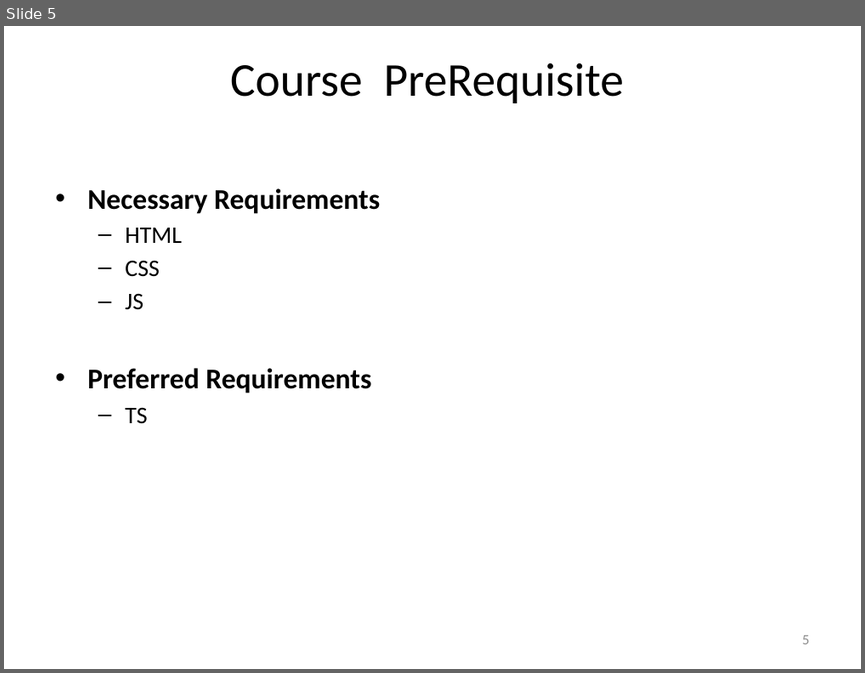
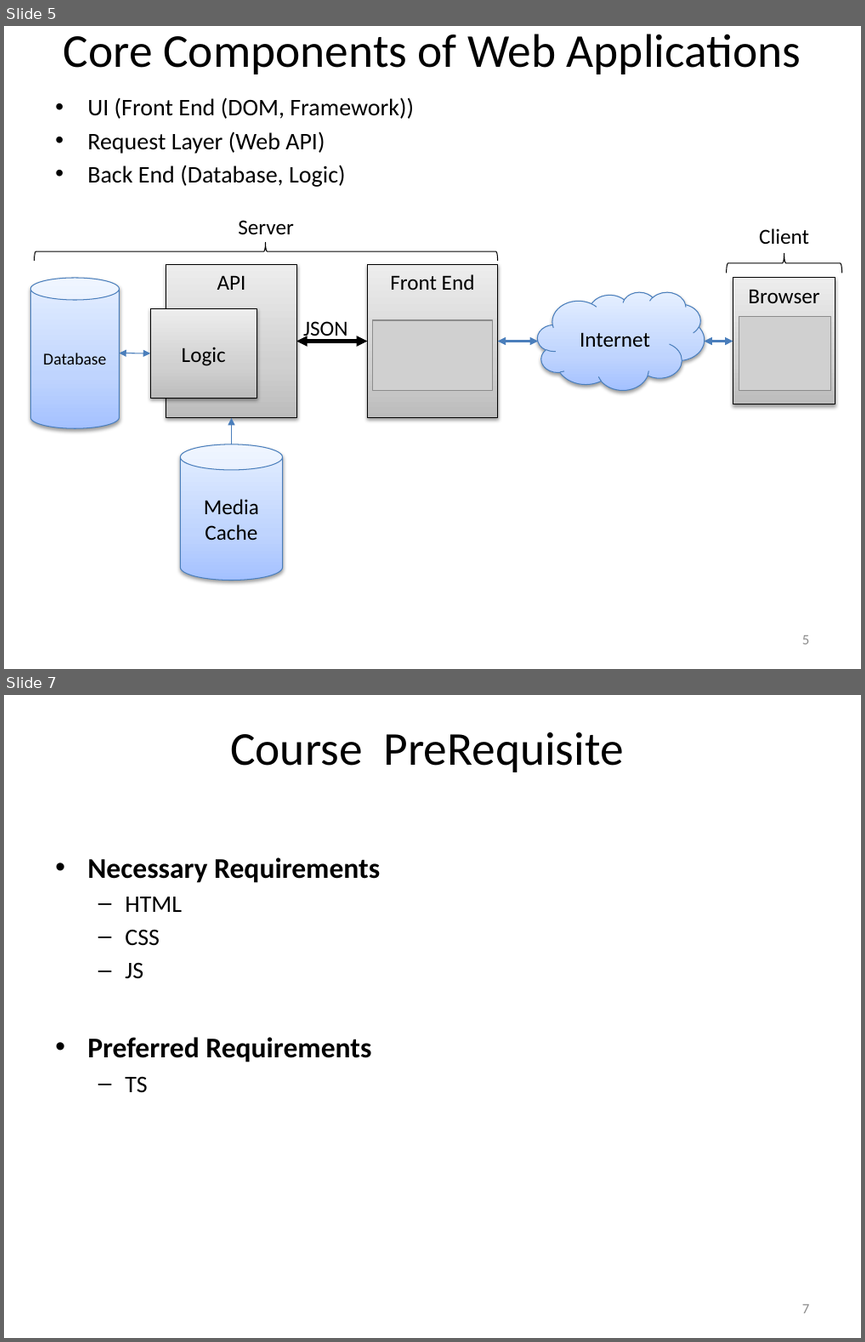
Before and after one commit to TarekSherif/Vue-CLI-Course, a slide deck: 1-PPT/L1 Architecture.pptx. Shown one above the other, each under a label of ours: slide 5 before the commit, slides 5 and 7 after it; the slides between them are not shown. The pictures are 865x673 and 865x1342 pixels, drawn with LibreOffice and Linux fonts; fonts in the diff are those of the drawing; grey boxes stand for pictures. Boxes give left, top, right and bottom in pixels: in the first picture for what was removed or moved away, otherwise in the second. Text is boxed around its words. In the diff, an @@ line names an element or a change of style, - is before the commit and + after.

```diff
--- a/1-PPT/L1 Architecture.pptx
+++ b/1-PPT/L1 Architecture.pptx
@@ slide 5 added at (4, 26, 861, 669), background #FFFFFF @@
@@ title added at (64, 34, 801, 74), 39.6 pt, text #000000 @@
+Core Components of Web Applications
@@ text added at (87, 97, 414, 187), 20 pt, text #000000 @@
+• UI (Front End (DOM, Framework))
+• Request Layer (Web API)
+• Back End (Database, Logic)
@@ text added at (238, 220, 293, 234), 18 pt, text #000000 @@
+Server
@@ text added at (759, 228, 809, 244), 18 pt, text #000000 @@
+Client
@@ right brace added at (34, 243, 498, 261), outline #000000 0.75 pt @@
@@ right brace added at (726, 253, 842, 272), outline #000000 0.75 pt @@
@@ cylinder added at (30, 278, 119, 429), fill gradient #A4C4FF to #BFD4FF to #E6EEFF, outline #4B7EBC 0.75 pt, 14 pt, text #000000 @@
+Database
@@ rectangle added at (166, 264, 296, 418), fill gradient #BDBDBD to #D1D1D1 to #EEEEEE, outline #000000 0.75 pt, 18 pt, text #000000 @@
+API
@@ rectangle added at (367, 264, 498, 418), fill gradient #BDBDBD to #D1D1D1 to #EEEEEE, outline #000000 0.75 pt, 18 pt, text #000000 @@
+Front End
@@ rectangle added at (733, 278, 835, 405), fill gradient #BDBDBD to #D1D1D1 to #EEEEEE, outline #000000 0.75 pt, 18 pt, text #000000 @@
+Browser
@@ cloud added at (538, 291, 705, 389), fill gradient #A4C4FF to #BFD4FF to #E6EEFF, outline #4B7EBC 0.75 pt, 18 pt, text #000000 @@
+Internet
@@ rectangle added at (150, 308, 257, 397), fill gradient #BDBDBD to #D1D1D1 to #EEEEEE, outline #000000 0.75 pt, 18 pt, text #000000 @@
+Logic
@@ text added at (303, 321, 347, 340), 18 pt, text #000000 @@
+JSON
@@ picture added at (372, 320, 492, 389) @@
@@ picture added at (738, 317, 830, 390) @@
@@ double arrow added from (119, 353) to (150, 353), #4B7EBC 0.75 pt @@
@@ double arrow added from (296, 341) to (367, 341), #000000 3 pt @@
@@ double arrow added from (498, 341) to (538, 341), #4B7EBC 2.25 pt @@
@@ double arrow added from (704, 341) to (733, 341), #4B7EBC 2.25 pt @@
@@ arrow added from (231, 444) to (231, 418), #4B7EBC 0.75 pt @@
@@ cylinder added at (181, 444, 283, 579), fill gradient #A4C4FF to #BFD4FF to #E6EEFF, outline #4B7EBC 0.75 pt, 18 pt, text #000000 @@
+Media Cache
@@ page number added at (802, 635, 809, 644), 12 pt, text #8C8C8C @@
+5
@@ what was slide 5 is now slide 7 @@
@@ page number at (802, 1304, 809, 1313): text changed @@
-5
+7
```
Also in this commit, not shown: 1 slide changed, 13 other slides added, 1 slide removed, 2 other files.
